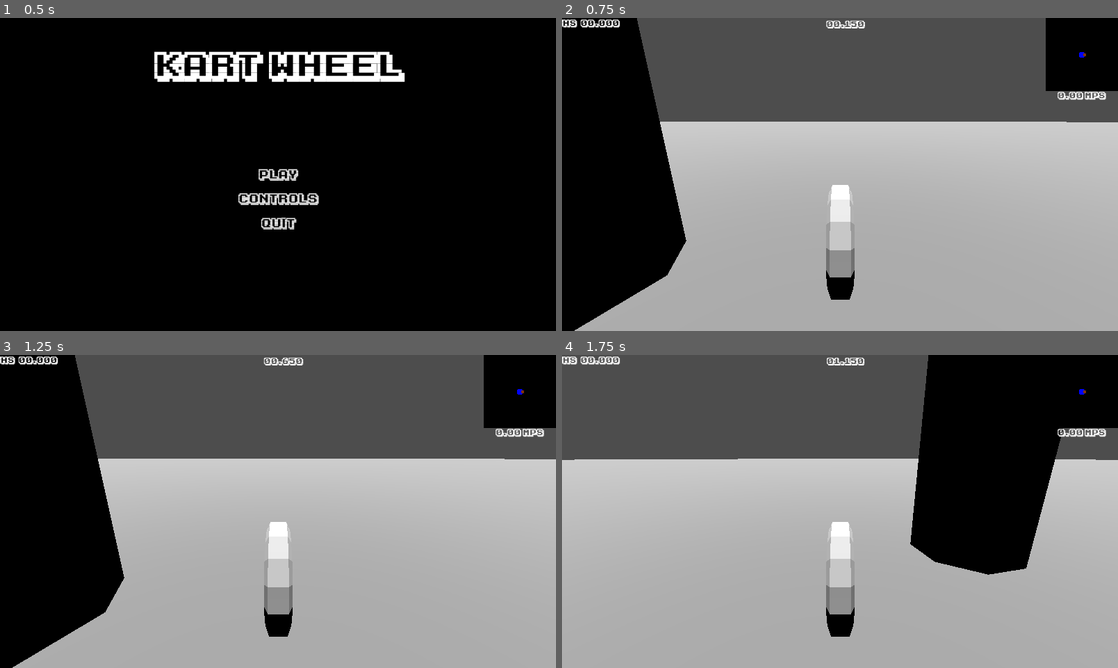
Above: before the commit, frames 1-4 (two rows, left to right).
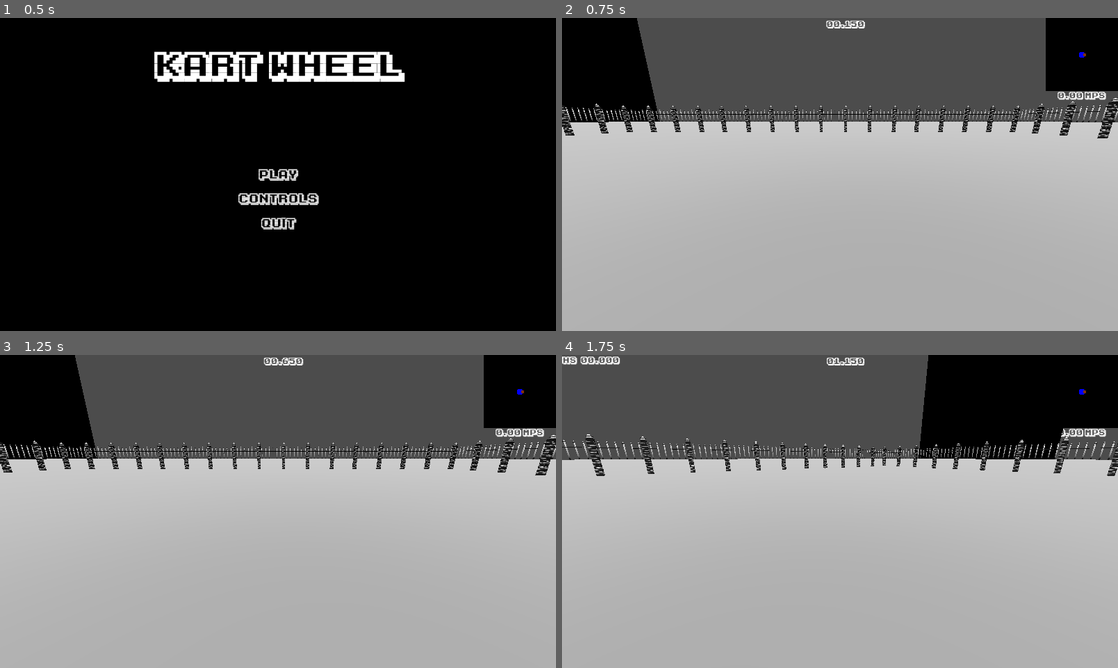
Above: after the commit, the same moments.

Repository: Zaher28/pirate-software-jam
Game: Godot game, scene res://scenes/main_menu/main_menu.tscn
Same seed, same stepped clock (60 frames per second), same inputs: the game is played once before the commit and once after it.
Inputs (mouse positions are in pixels of both pictures, inside the frame that each line leads up to):
- Up to frame 1 (0.5 s): no input
- Up to frame 2 (0.75 s): click "Play" at 0.5 s
- Up to frame 3 (1.25 s): no input
- Up to frame 4 (1.75 s): move the mouse to (962, 495) at 1.27 s; hold D (turn_right) from 1.28 s (still down); tap Z (switch_camera) at 1.35 s

Frame 1 is identical in both runs. In frame 2, 15% of the frame differs, in the area x 0-100%, y 0-100%; in frame 3, 15%; in frame 4, 11%.

Commit message:
Actually added level boundaries

Diff:
--- a/project.godot
+++ b/project.godot
@@ -22,7 +22,11 @@
 
 [editor_plugins]
 
-enabled=PackedStringArray("res://addons/script-ide/plugin.cfg")
+enabled=PackedStringArray()
+
+[filesystem]
+
+import/blender/enabled=false
 
 [global_group]
 
--- /dev/null
+++ b/scenes/level/fence.tscn
@@ -0,0 +1,15 @@
+[gd_scene load_steps=3 format=3 uid="uid://dyasovci7sywa"]
+
+[ext_resource type="PackedScene" uid="uid://d14aqv88tmyfu" path="res://assets/fence.glb" id="1_hpouc"]
+
+[sub_resource type="BoxShape3D" id="BoxShape3D_prxui"]
+size = Vector3(8.31396, 8.75244, 1)
+
+[node name="fence" instance=ExtResource("1_hpouc")]
+
+[node name="StaticBody3D" type="StaticBody3D" parent="." index="10"]
+collision_layer = 3
+
+[node name="CollisionShape3D" type="CollisionShape3D" parent="StaticBody3D" index="0"]
+transform = Transform3D(1, 0, 0, 0, 1, 0, 0, 0, 1, 2.65063, 3.87622, 0)
+shape = SubResource("BoxShape3D_prxui")
--- /dev/null
+++ b/scenes/level/fence_pillar.tscn
@@ -0,0 +1,5 @@
+[gd_scene load_steps=2 format=3 uid="uid://ckhr5sljqi05i"]
+
+[ext_resource type="PackedScene" uid="uid://bibe82aj41h65" path="res://assets/fence_pillar.glb" id="1_hgivw"]
+
+[node name="fence_pillar" instance=ExtResource("1_hgivw")]
--- a/scenes/level/level.tscn
+++ b/scenes/level/level.tscn
@@ -10,6 +10,7 @@
 [ext_resource type="Shader" path="res://scenes/level/level.gdshader" id="6_m1hm6"]
 [ext_resource type="PackedScene" uid="uid://uf3pparja48s" path="res://scenes/spawner/enemy_spawner.tscn" id="6_wj5dm"]
 [ext_resource type="PackedScene" uid="uid://c4mrp7l3s7gtn" path="res://assets/wheel.glb" id="8_8nk73"]
+[ext_resource type="PackedScene" uid="uid://dyasovci7sywa" path="res://scenes/level/fence.tscn" id="11_c6l2l"]
 
 [sub_resource type="PhysicsMaterial" id="PhysicsMaterial_yd3db"]
 
@@ -39,6 +40,14 @@
 [sub_resource type="StandardMaterial3D" id="StandardMaterial3D_kfmq2"]
 albedo_color = Color(0.662452, 0.662452, 0.662452, 1)
 
+[sub_resource type="Environment" id="Environment_tb0h2"]
+background_mode = 3
+background_color = Color(0, 0.0214131, 0.0970828, 1)
+glow_enabled = true
+glow_levels/1 = 4.49
+glow_normalized = true
+glow_blend_mode = 1
+
 [node name="Level" type="Node3D"]
 transform = Transform3D(1, 0, 0, 0, 1, 0, 0, 0, 1, 0, -0.589, 0)
 script = ExtResource("1_ydqep")
@@ -81,6 +90,207 @@
 transform = Transform3D(1, 0, 0, 0, 1, 0, 0, 0, 1, 0, 4.946, 0)
 script = ExtResource("4_6mg1e")
 
+[node name="Boundaries" type="Node" parent="."]
+
+[node name="fence" parent="Boundaries" instance=ExtResource("11_c6l2l")]
+transform = Transform3D(1, 0, 0, 0, 1, 0, 0, 0, 1, 0.773394, -0.588998, -64.6558)
+
+[node name="fence2" parent="Boundaries" instance=ExtResource("11_c6l2l")]
+transform = Transform3D(1, 0, 0, 0, 1, 0, 0, 0, 1, 8.77351, -0.588998, -64.6558)
+
+[node name="fence3" parent="Boundaries" instance=ExtResource("11_c6l2l")]
+transform = Transform3D(1, 0, 0, 0, 1, 0, 0, 0, 1, 16.6698, -0.588998, -64.6558)
+
+[node name="fence4" parent="Boundaries" instance=ExtResource("11_c6l2l")]
+transform = Transform3D(1, 0, 0, 0, 1, 0, 0, 0, 1, 24.6699, -0.588998, -64.6558)
+
+[node name="fence5" parent="Boundaries" instance=ExtResource("11_c6l2l")]
+transform = Transform3D(1, 0, 0, 0, 1, 0, 0, 0, 1, 32.1666, -0.588998, -64.6558)
+
+[node name="fence6" parent="Boundaries" instance=ExtResource("11_c6l2l")]
+transform = Transform3D(1, 0, 0, 0, 1, 0, 0, 0, 1, 40.1668, -0.588998, -64.6558)
+
+[node name="fence7" parent="Boundaries" instance=ExtResource("11_c6l2l")]
+transform = Transform3D(1, 0, 0, 0, 1, 0, 0, 0, 1, 48.063, -0.588998, -64.6558)
+
+[node name="fence8" parent="Boundaries" instance=ExtResource("11_c6l2l")]
+transform = Transform3D(1, 0, 0, 0, 1, 0, 0, 0, 1, 56.0631, -0.588998, -64.6558)
+
+[node name="fence9" parent="Boundaries" instance=ExtResource("11_c6l2l")]
+transform = Transform3D(1, 0, 0, 0, 1, 0, 0, 0, 1, -62.5272, -0.588998, -64.6558)
+
+[node name="fence10" parent="Boundaries" instance=ExtResource("11_c6l2l")]
+transform = Transform3D(1, 0, 0, 0, 1, 0, 0, 0, 1, -54.5271, -0.588998, -64.6558)
+
+[node name="fence11" parent="Boundaries" instance=ExtResource("11_c6l2l")]
+transform = Transform3D(1, 0, 0, 0, 1, 0, 0, 0, 1, -46.6308, -0.588998, -64.6558)
+
+[node name="fence12" parent="Boundaries" instance=ExtResource("11_c6l2l")]
+transform = Transform3D(1, 0, 0, 0, 1, 0, 0, 0, 1, -38.6307, -0.588998, -64.6558)
+
+[node name="fence13" parent="Boundaries" instance=ExtResource("11_c6l2l")]
+transform = Transform3D(1, 0, 0, 0, 1, 0, 0, 0, 1, -31.134, -0.588998, -64.6558)
+
+[node name="fence14" parent="Boundaries" instance=ExtResource("11_c6l2l")]
+transform = Transform3D(1, 0, 0, 0, 1, 0, 0, 0, 1, -23.1338, -0.588998, -64.6558)
+
+[node name="fence15" parent="Boundaries" instance=ExtResource("11_c6l2l")]
+transform = Transform3D(1, 0, 0, 0, 1, 0, 0, 0, 1, -15.2376, -0.588998, -64.6558)
+
+[node name="fence16" parent="Boundaries" instance=ExtResource("11_c6l2l")]
+transform = Transform3D(1, 0, 0, 0, 1, 0, 0, 0, 1, -7.23746, -0.588998, -64.6558)
+
+[node name="fence17" parent="Boundaries" instance=ExtResource("11_c6l2l")]
+transform = Transform3D(-4.37114e-08, 0, -1, 0, 1, 0, 1, 0, -4.37114e-08, 62.9143, -0.588998, -0.25028)
+
+[node name="fence18" parent="Boundaries" instance=ExtResource("11_c6l2l")]
+transform = Transform3D(-4.37114e-08, 0, -1, 0, 1, 0, 1, 0, -4.37114e-08, 62.9143, -0.588998, 7.74984)
+
+[node name="fence19" parent="Boundaries" instance=ExtResource("11_c6l2l")]
+transform = Transform3D(-4.37114e-08, 0, -1, 0, 1, 0, 1, 0, -4.37114e-08, 62.9143, -0.588998, 15.6461)
+
+[node name="fence20" parent="Boundaries" instance=ExtResource("11_c6l2l")]
+transform = Transform3D(-4.37114e-08, 0, -1, 0, 1, 0, 1, 0, -4.37114e-08, 62.9143, -0.588998, 23.6462)
+
+[node name="fence21" parent="Boundaries" instance=ExtResource("11_c6l2l")]
+transform = Transform3D(-4.37114e-08, 0, -1, 0, 1, 0, 1, 0, -4.37114e-08, 62.9143, -0.588998, 31.143)
+
+[node name="fence22" parent="Boundaries" instance=ExtResource("11_c6l2l")]
+transform = Transform3D(-4.37114e-08, 0, -1, 0, 1, 0, 1, 0, -4.37114e-08, 62.9143, -0.588998, 39.1431)
+
+[node name="fence23" parent="Boundaries" instance=ExtResource("11_c6l2l")]
+transform = Transform3D(-4.37114e-08, 0, -1, 0, 1, 0, 1, 0, -4.37114e-08, 62.9143, -0.588998, 47.0393)
+
+[node name="fence24" parent="Boundaries" instance=ExtResource("11_c6l2l")]
+transform = Transform3D(-4.37114e-08, 0, -1, 0, 1, 0, 1, 0, -4.37114e-08, 62.9143, -0.588998, 55.0395)
+
+[node name="fence25" parent="Boundaries" instance=ExtResource("11_c6l2l")]
+transform = Transform3D(-4.37114e-08, 0, -1, 0, 1, 0, 1, 0, -4.37114e-08, 62.9143, -0.588998, -63.5509)
+
+[node name="fence26" parent="Boundaries" instance=ExtResource("11_c6l2l")]
+transform = Transform3D(-4.37114e-08, 0, -1, 0, 1, 0, 1, 0, -4.37114e-08, 62.9143, -0.588998, -55.5508)
+
+[node name="fence27" parent="Boundaries" instance=ExtResource("11_c6l2l")]
+transform = Transform3D(-4.37114e-08, 0, -1, 0, 1, 0, 1, 0, -4.37114e-08, 62.9143, -0.588998, -47.6545)
+
+[node name="fence28" parent="Boundaries" instance=ExtResource("11_c6l2l")]
+transform = Transform3D(-4.37114e-08, 0, -1, 0, 1, 0, 1, 0, -4.37114e-08, 62.9143, -0.588998, -39.6544)
+
+[node name="fence29" parent="Boundaries" instance=ExtResource("11_c6l2l")]
+transform = Transform3D(-4.37114e-08, 0, -1, 0, 1, 0, 1, 0, -4.37114e-08, 62.9143, -0.588998, -32.1576)
+
+[node name="fence30" parent="Boundaries" instance=ExtResource("11_c6l2l")]
+transform = Transform3D(-4.37114e-08, 0, -1, 0, 1, 0, 1, 0, -4.37114e-08, 62.9143, -0.588998, -24.1575)
+
+[node name="fence31" parent="Boundaries" instance=ExtResource("11_c6l2l")]
+transform = Transform3D(-4.37114e-08, 0, -1, 0, 1, 0, 1, 0, -4.37114e-08, 62.9143, -0.588998, -16.2613)
+
+[node name="fence32" parent="Boundaries" instance=ExtResource("11_c6l2l")]
+transform = Transform3D(-4.37114e-08, 0, -1, 0, 1, 0, 1, 0, -4.37114e-08, 62.9143, -0.588998, -8.26114)
+
+[node name="fence33" parent="Boundaries" instance=ExtResource("11_c6l2l")]
+transform = Transform3D(-1, 0, -8.74228e-08, 0, 1, 0, 8.74228e-08, 0, -1, -1.23746, -0.588998, 61.1713)
+
+[node name="fence34" parent="Boundaries" instance=ExtResource("11_c6l2l")]
+transform = Transform3D(-1, 0, -8.74228e-08, 0, 1, 0, 8.74228e-08, 0, -1, -9.23758, -0.588998, 61.1713)
+
+[node name="fence35" parent="Boundaries" instance=ExtResource("11_c6l2l")]
+transform = Transform3D(-1, 0, -8.74228e-08, 0, 1, 0, 8.74228e-08, 0, -1, -17.1338, -0.588998, 61.1713)
+
+[node name="fence36" parent="Boundaries" instance=ExtResource("11_c6l2l")]
+transform = Transform3D(-1, 0, -8.74228e-08, 0, 1, 0, 8.74228e-08, 0, -1, -25.134, -0.588998, 61.1713)
+
+[node name="fence37" parent="Boundaries" instance=ExtResource("11_c6l2l")]
+transform = Transform3D(-1, 0, -8.74228e-08, 0, 1, 0, 8.74228e-08, 0, -1, -32.6307, -0.588998, 61.1713)
+
+[node name="fence38" parent="Boundaries" instance=ExtResource("11_c6l2l")]
+transform = Transform3D(-1, 0, -8.74228e-08, 0, 1, 0, 8.74228e-08, 0, -1, -40.6308, -0.588998, 61.1713)
+
+[node name="fence39" parent="Boundaries" instance=ExtResource("11_c6l2l")]
+transform = Transform3D(-1, 0, -8.74228e-08, 0, 1, 0, 8.74228e-08, 0, -1, -48.5271, -0.588998, 61.1713)
+
+[node name="fence40" parent="Boundaries" instance=ExtResource("11_c6l2l")]
+transform = Transform3D(-1, 0, -8.74228e-08, 0, 1, 0, 8.74228e-08, 0, -1, -56.5272, -0.588998, 61.1713)
+
+[node name="fence41" parent="Boundaries" instance=ExtResource("11_c6l2l")]
+transform = Transform3D(-1, 0, -8.74228e-08, 0, 1, 0, 8.74228e-08, 0, -1, 62.0631, -0.588998, 61.1713)
+
+[node name="fence42" parent="Boundaries" instance=ExtResource("11_c6l2l")]
+transform = Transform3D(-1, 0, -8.74228e-08, 0, 1, 0, 8.74228e-08, 0, -1, 54.063, -0.588998, 61.1713)
+
+[node name="fence43" parent="Boundaries" instance=ExtResource("11_c6l2l")]
+transform = Transform3D(-1, 0, -8.74228e-08, 0, 1, 0, 8.74228e-08, 0, -1, 46.1668, -0.588998, 61.1713)
+
+[node name="fence44" parent="Boundaries" instance=ExtResource("11_c6l2l")]
+transform = Transform3D(-1, 0, -8.74228e-08, 0, 1, 0, 8.74228e-08, 0, -1, 38.1666, -0.588998, 61.1713)
+
+[node name="fence45" parent="Boundaries" instance=ExtResource("11_c6l2l")]
+transform = Transform3D(-1, 0, -8.74228e-08, 0, 1, 0, 8.74228e-08, 0, -1, 30.6699, -0.588998, 61.1713)
+
+[node name="fence46" parent="Boundaries" instance=ExtResource("11_c6l2l")]
+transform = Transform3D(-1, 0, -8.74228e-08, 0, 1, 0, 8.74228e-08, 0, -1, 22.6698, -0.588998, 61.1713)
+
+[node name="fence47" parent="Boundaries" instance=ExtResource("11_c6l2l")]
+transform = Transform3D(-1, 0, -8.74228e-08, 0, 1, 0, 8.74228e-08, 0, -1, 14.7735, -0.588998, 61.1713)
+
+[node name="fence48" parent="Boundaries" instance=ExtResource("11_c6l2l")]
+transform = Transform3D(-1, 0, -8.74228e-08, 0, 1, 0, 8.74228e-08, 0, -1, 6.77339, -0.588998, 61.1713)
+
+[node name="fence49" parent="Boundaries" instance=ExtResource("11_c6l2l")]
+transform = Transform3D(-4.37114e-08, 0, 1, 0, 1, 0, -1, 0, -4.37114e-08, -63.168, -0.588998, -2.66119)
+
+[node name="fence50" parent="Boundaries" instance=ExtResource("11_c6l2l")]
+transform = Transform3D(-4.37114e-08, 0, 1, 0, 1, 0, -1, 0, -4.37114e-08, -63.168, -0.588998, -10.6613)
+
+[node name="fence51" parent="Boundaries" instance=ExtResource("11_c6l2l")]
+transform = Transform3D(-4.37114e-08, 0, 1, 0, 1, 0, -1, 0, -4.37114e-08, -63.168, -0.588998, -18.5576)
+
+[node name="fence52" parent="Boundaries" instance=ExtResource("11_c6l2l")]
+transform = Transform3D(-4.37114e-08, 0, 1, 0, 1, 0, -1, 0, -4.37114e-08, -63.168, -0.588998, -26.5577)
+
+[node name="fence53" parent="Boundaries" instance=ExtResource("11_c6l2l")]
+transform = Transform3D(-4.37114e-08, 0, 1, 0, 1, 0, -1, 0, -4.37114e-08, -63.168, -0.588998, -34.0544)
+
+[node name="fence54" parent="Boundaries" instance=ExtResource("11_c6l2l")]
+transform = Transform3D(-4.37114e-08, 0, 1, 0, 1, 0, -1, 0, -4.37114e-08, -63.168, -0.588998, -42.0546)
+
+[node name="fence55" parent="Boundaries" instance=ExtResource("11_c6l2l")]
+transform = Transform3D(-4.37114e-08, 0, 1, 0, 1, 0, -1, 0, -4.37114e-08, -63.168, -0.588998, -49.9508)
+
+[node name="fence56" parent="Boundaries" instance=ExtResource("11_c6l2l")]
+transform = Transform3D(-4.37114e-08, 0, 1, 0, 1, 0, -1, 0, -4.37114e-08, -63.168, -0.588998, -57.9509)
+
+[node name="fence57" parent="Boundaries" instance=ExtResource("11_c6l2l")]
+transform = Transform3D(-4.37114e-08, 0, 1, 0, 1, 0, -1, 0, -4.37114e-08, -63.168, -0.588998, 60.6394)
+
+[node name="fence58" parent="Boundaries" instance=ExtResource("11_c6l2l")]
+transform = Transform3D(-4.37114e-08, 0, 1, 0, 1, 0, -1, 0, -4.37114e-08, -63.168, -0.588998, 52.6393)
+
+[node name="fence59" parent="Boundaries" instance=ExtResource("11_c6l2l")]
+transform = Transform3D(-4.37114e-08, 0, 1, 0, 1, 0, -1, 0, -4.37114e-08, -63.168, -0.588998, 44.743)
+
+[node name="fence60" parent="Boundaries" instance=ExtResource("11_c6l2l")]
+transform = Transform3D(-4.37114e-08, 0, 1, 0, 1, 0, -1, 0, -4.37114e-08, -63.168, -0.588998, 36.7429)
+
+[node name="fence61" parent="Boundaries" instance=ExtResource("11_c6l2l")]
+transform = Transform3D(-4.37114e-08, 0, 1, 0, 1, 0, -1, 0, -4.37114e-08, -63.168, -0.588998, 29.2462)
+
+[node name="fence62" parent="Boundaries" instance=ExtResource("11_c6l2l")]
+transform = Transform3D(-4.37114e-08, 0, 1, 0, 1, 0, -1, 0, -4.37114e-08, -63.168, -0.588998, 21.246)
+
+[node name="fence63" parent="Boundaries" instance=ExtResource("11_c6l2l")]
+transform = Transform3D(-4.37114e-08, 0, 1, 0, 1, 0, -1, 0, -4.37114e-08, -63.168, -0.588998, 13.3498)
+
+[node name="fence64" parent="Boundaries" instance=ExtResource("11_c6l2l")]
+transform = Transform3D(-4.37114e-08, 0, 1, 0, 1, 0, -1, 0, -4.37114e-08, -63.168, -0.588998, 5.34967)
+
+[node name="WorldEnvironment" type="WorldEnvironment" parent="."]
+environment = SubResource("Environment_tb0h2")
+
+[node name="OmniLight3D" type="OmniLight3D" parent="."]
+transform = Transform3D(1, 0, 0, 0, 1, 0, 0, 0, 1, 0, 14, 0)
+omni_range = 284.148
+
 [connection signal="death" from="Tower" to="Stopwatch" method="_on_tower_death"]
 
 [editable path="Player"]
Not shown: 1 places in scenes/level/level.tscn that only renumber resources
